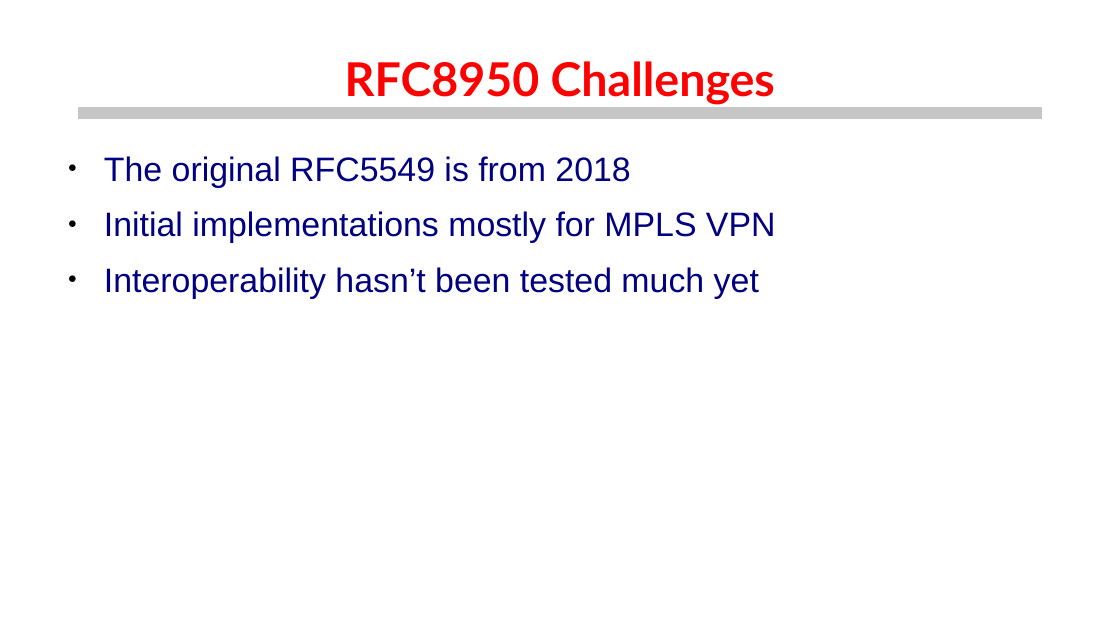
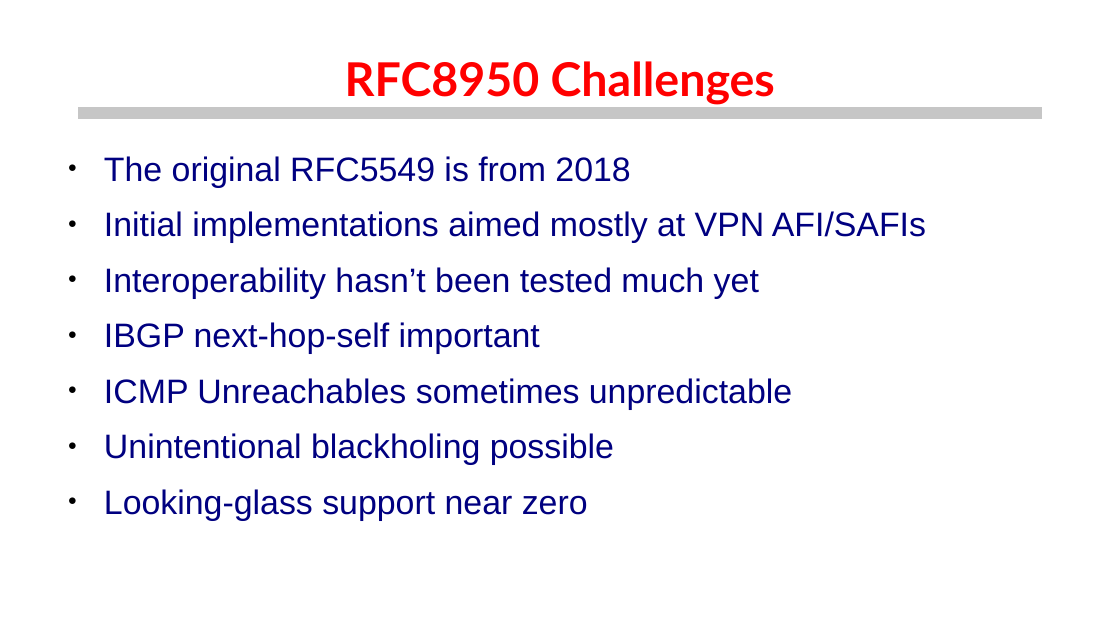
Before and after one commit to euro-ix/rfc8950-ixp, a slide deck: slide 11 of presentations/ipv6-only-ixps.odp (slide 10 before the commit). Drawn at 1120x630 pixels with LibreOffice and Linux fonts; fonts in the diff are those of the drawing; background and template pictures are left out. Boxes give left, top, right and bottom in pixels: in the first picture for what was removed or moved away, otherwise in the second. Text is boxed around its words. In the diff, an @@ line names an element or a change of style, - is before the commit and + after.

Commit message:
Updated the presentation

```diff
--- a/presentations/ipv6-only-ixps.odp
+++ b/presentations/ipv6-only-ixps.odp
@@ text at box(104, 211, 926, 243): text changed @@
-● Initial implementations mostly for MPLS VPN
+● Initial implementations aimed mostly at VPN AFI/SAFIs
@@ text at box(104, 322, 792, 521): paragraphs added @@
+● IBGP next-hop-self important
+● ICMP Unreachables sometimes unpredictable
+● Unintentional blackholing possible
+● Looking-glass support near zero
```
Also in this commit, not shown: 1 other slide changed, 1 other file.
